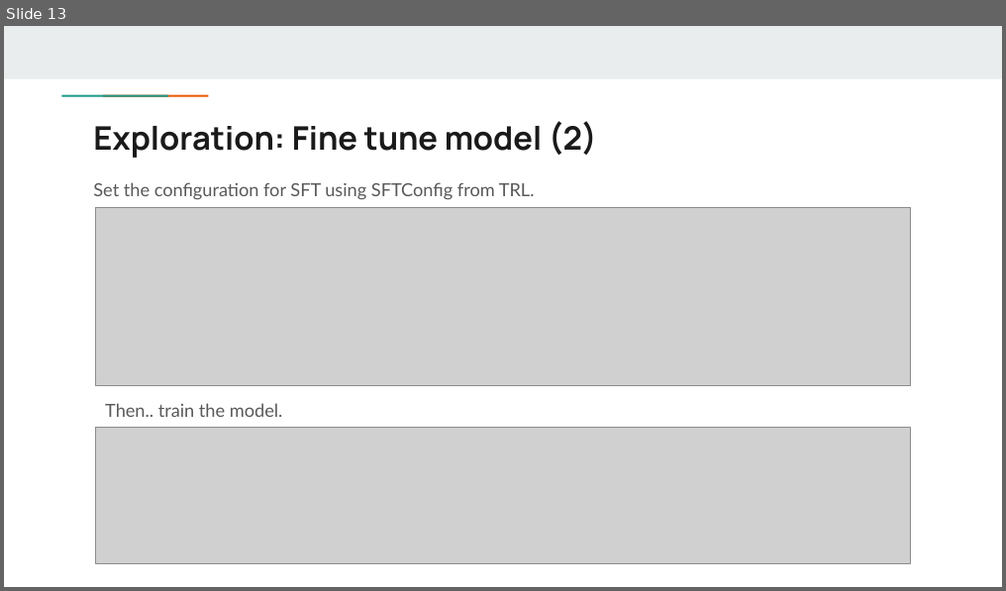
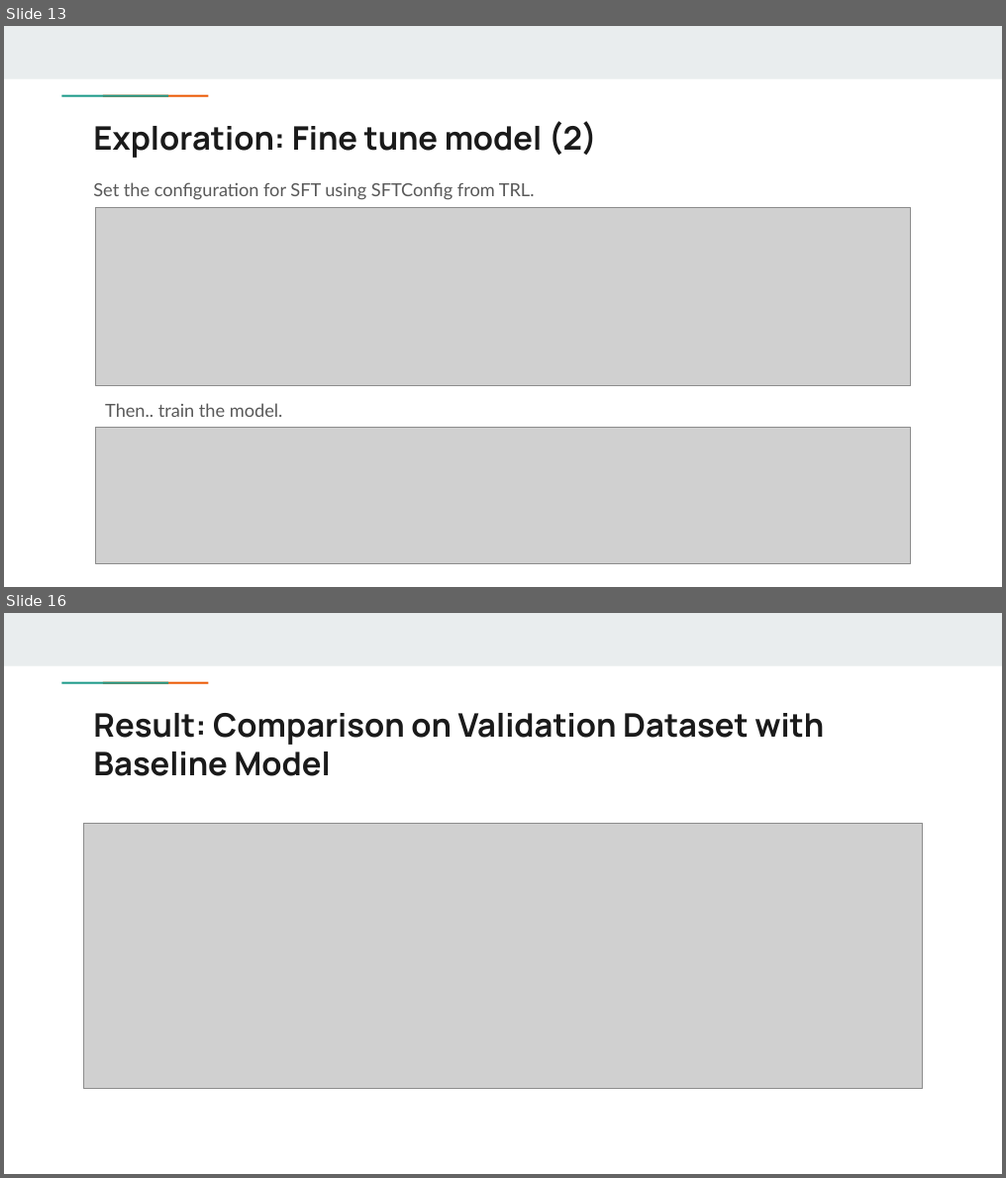
Before and after one commit to cacayoww/receipt-vlm, a slide deck: Cloud-based Exploration on the Hugging Face platform for Receipt Extraction Task.pptx. Shown one above the other, each under a label of ours: slide 13 before the commit, slides 13 and 16 after it; the slides between them are not shown. The pictures are 1006x591 and 1006x1178 pixels, drawn with LibreOffice and Linux fonts; fonts in the diff are those of the drawing; grey boxes stand for pictures. Boxes give left, top, right and bottom in pixels: in the first picture for what was removed or moved away, otherwise in the second. Text is boxed around its words. In the diff, an @@ line names an element or a change of style, - is before the commit and + after.

Commit message:
feat: change ppt and add evaluate onn validation code

```diff
--- a/Cloud-based Exploration on the Hugging Face platform for Receipt Extraction Task.pptx
+++ b/Cloud-based Exploration on the Hugging Face platform for Receipt Extraction Task.pptx
@@ slide 16 added at box(4, 613, 1002, 1174), background #FFFFFF; not listed: 3 template elements that a slide beside it also shows @@
@@ title added at box(93, 713, 824, 776), 23.4 pt, text #1A1A1A, bold @@
+Result: Comparison on Validation Dataset with Baseline Model
@@ picture added at box(84, 824, 923, 1090) @@
```
Also in this commit, not shown: 3 slides changed, 2 other slides added, 1 slide removed, 3 other files.
